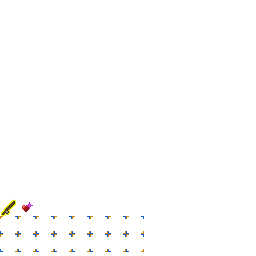
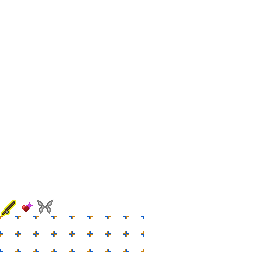
The second w=256, h=256 image is a revision of the first. Changes to its layers:
added layer "Layer 4" above "Layer 1" over [37, 199, 54, 215]
